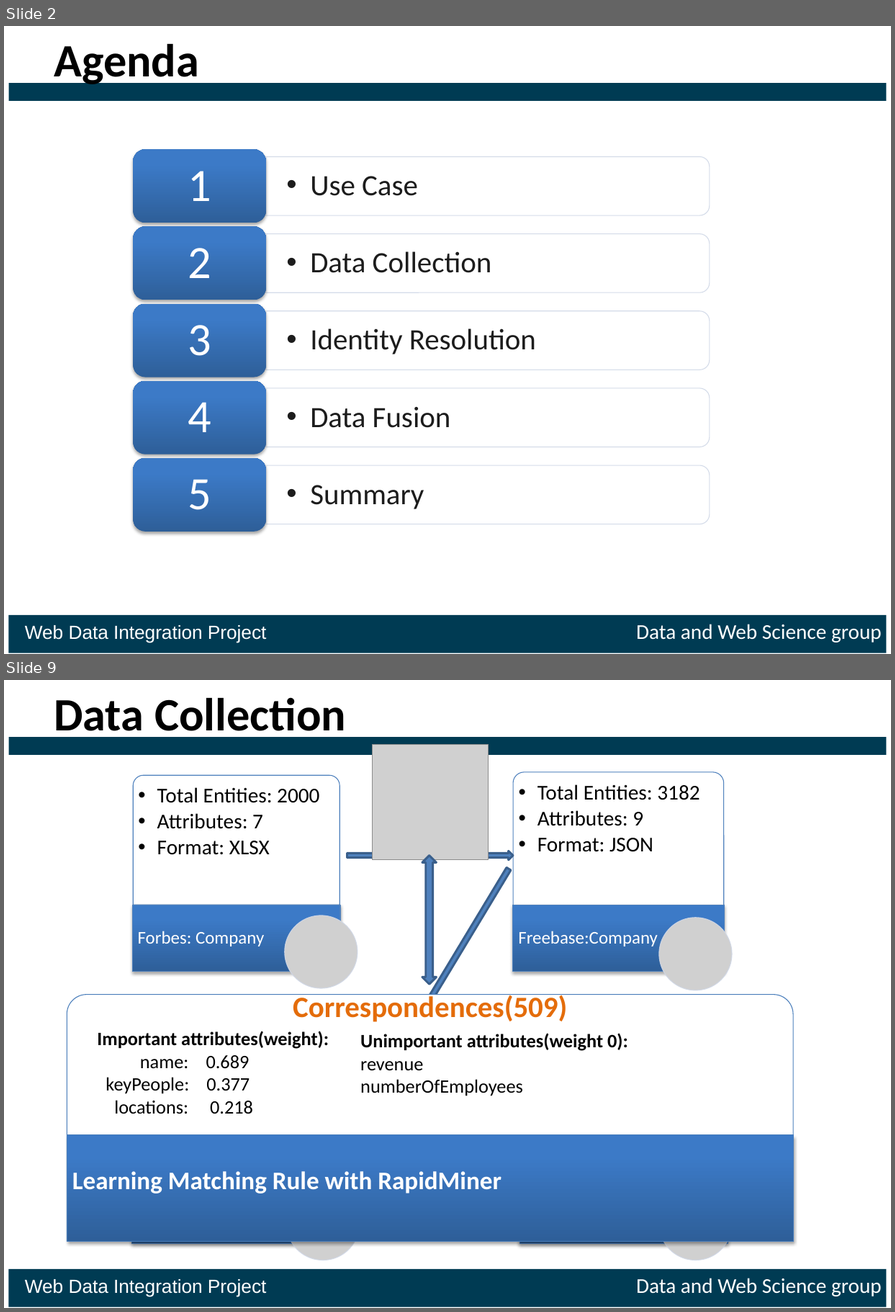
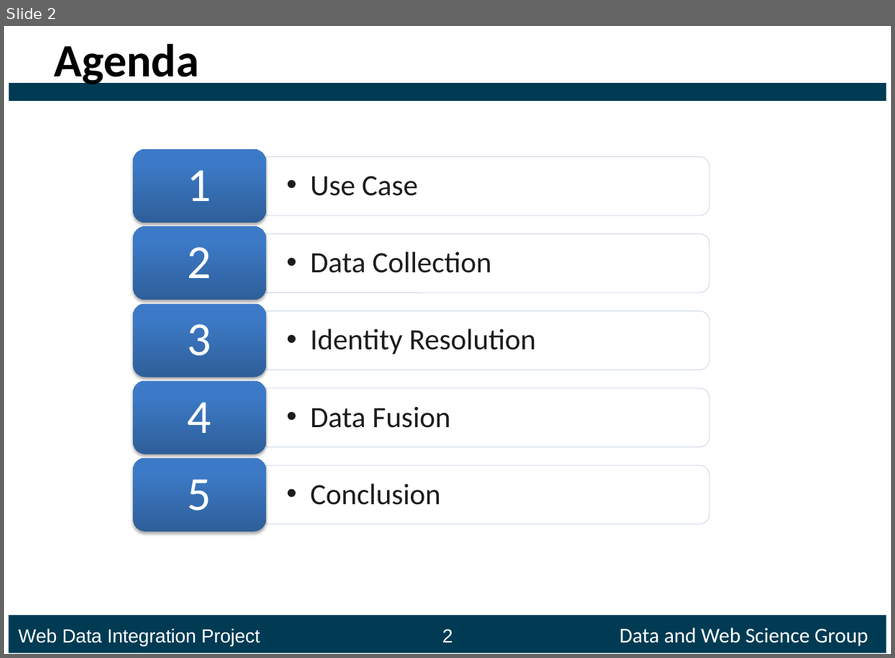
Before and after one commit to ofrendo/WebDataIntegration, a slide deck: presentation/Presentation_template.pptx. Shown one above the other, each under a label of ours: slides 2 and 9 before the commit, slide 2 after it; the slides between them are not shown. The pictures are 895x1312 and 895x658 pixels, drawn with LibreOffice and Linux fonts; fonts in the diff are those of the drawing; grey boxes stand for pictures. Boxes give left, top, right and bottom in pixels: in the first picture for what was removed or moved away, otherwise in the second. Text is boxed around its words. In the diff, an @@ line names an element or a change of style, - is before the commit and + after.

```diff
--- a/presentation/Presentation_template.pptx
+++ b/presentation/Presentation_template.pptx
@@ slide 9 removed at [4,680,891,1308], background #FFFFFF; not listed: 2 template elements that a slide beside it also shows @@
@@ title removed at [54,697,346,742] @@
-Data Collection
@@ picture removed at [372,745,488,861] @@
@@ right arrow removed at [347,851,513,860] @@
@@ right arrow removed at [346,866,514,1135] @@
@@ up down arrow removed at [422,855,437,985] @@
@@ round same rect removed at [67,994,794,1241] @@
-Important attributes(weight):
-name: 0.689
-keyPeople: 0.377
-locations: 0.218
@@ text removed at [293,993,567,1022] @@
-Correspondences(509)
@@ text removed at [360,1033,628,1096] @@
-Unimportant attributes(weight 0):
-revenue
-numberOfEmployees
@@ rectangle removed at [67,1135,794,1242] @@
@@ right arrow removed at [347,1142,513,1150] @@
@@ text removed at [72,1171,502,1193] @@
-Learning Matching Rule with RapidMiner
@@ group removed at [132,772,733,1260]: 6 texts, 4 round same rects, 4 rectangles, 4 pictures @@
-  •• Total Entities: 2000
-  •• Attributes: 7
-  •• Format: XLSX
-Forbes: Company
-  •• Total Entities: 3182
-  •• Attributes: 9
-  •• Format: JSON
-Freebase:Company
-  •• Total Entities: 16051
-  •• Attributes: 9
-  •• Format: CSV
-  •• Total Entities:3270
-  •• Attributes: 5
-  •• Format: CSV
@@ text removed at [25,1278,882,1297] @@
-Web Data Integration Project Data and Web Science group
@@ slide 2 changed as well @@
@@ text at [310,483,440,505]: text changed @@
-  •• Summary
+  •• Conclusion
@@ text added at [18,627,868,646], 18 pt, text #FFFFFF @@
+Web Data Integration Project 2 Data and Web Science Group
@@ text removed at [25,624,882,643] @@
-Web Data Integration Project Data and Web Science group
```
Also in this commit, not shown: 5 other slides changed, 13 slides added, 6 other slides removed.
